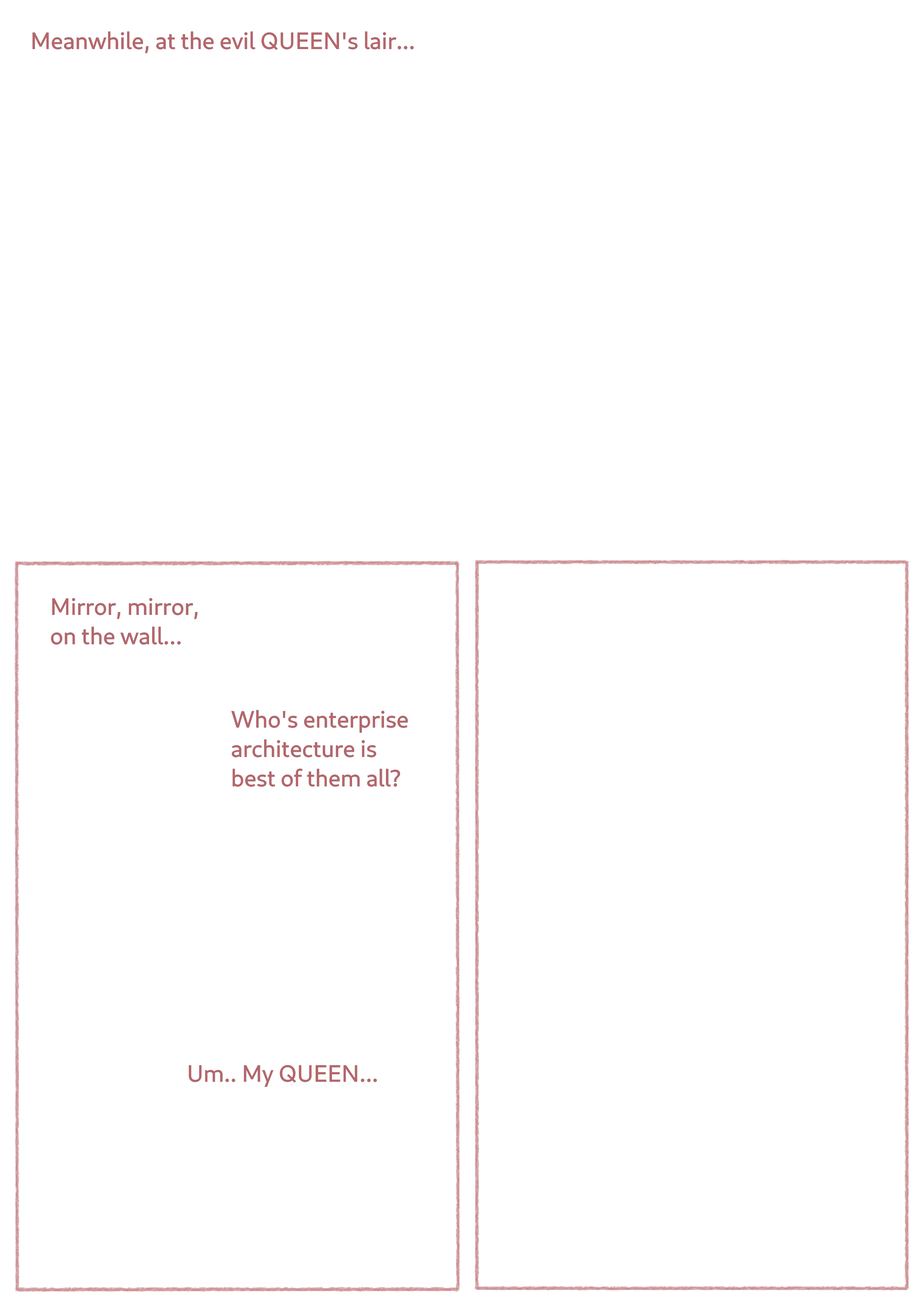
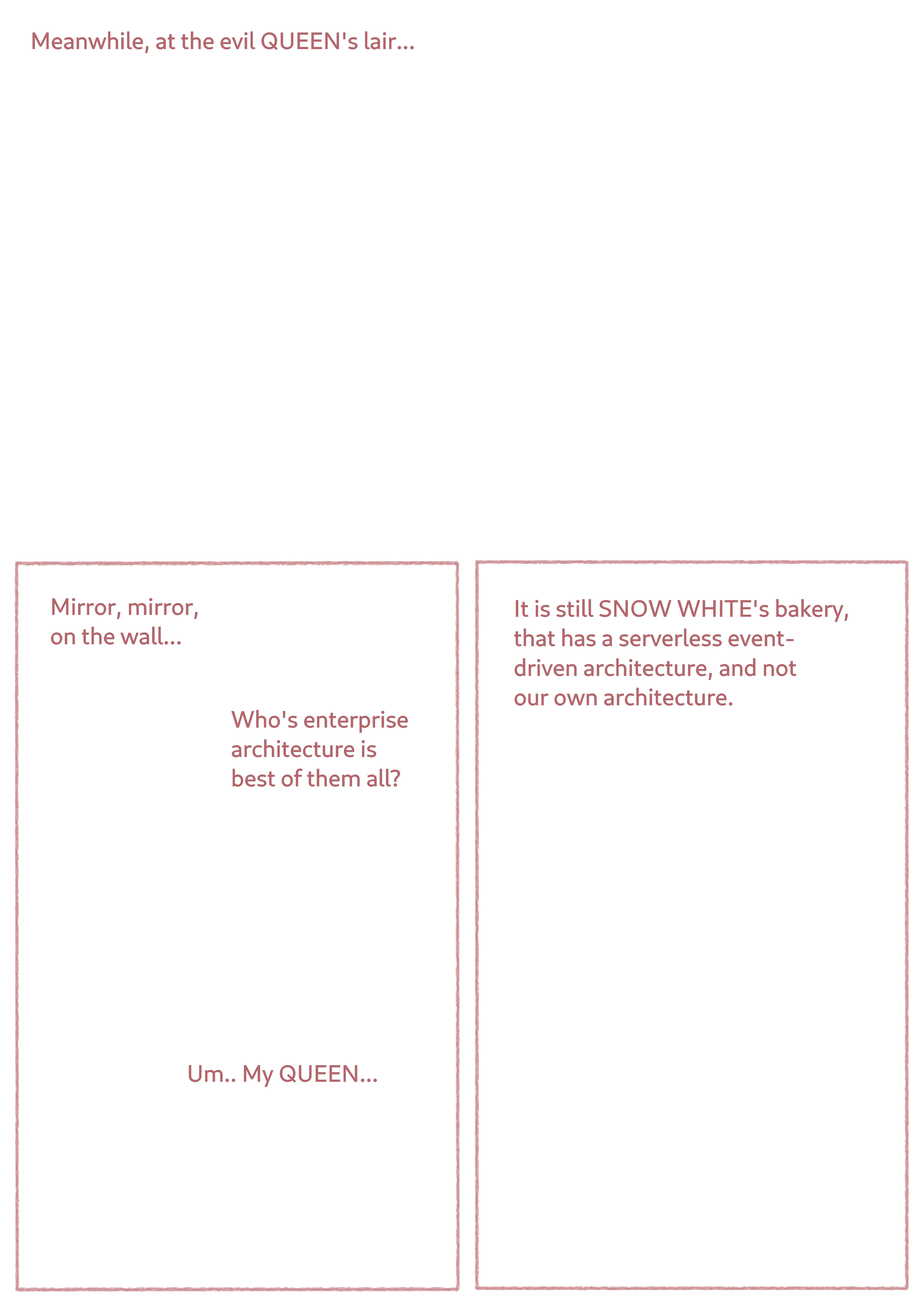
Layer changes from the first 922x1305 image to the second:
pixels changed over (x1=514, y1=598, x2=849, y2=706) (layer not identified)
